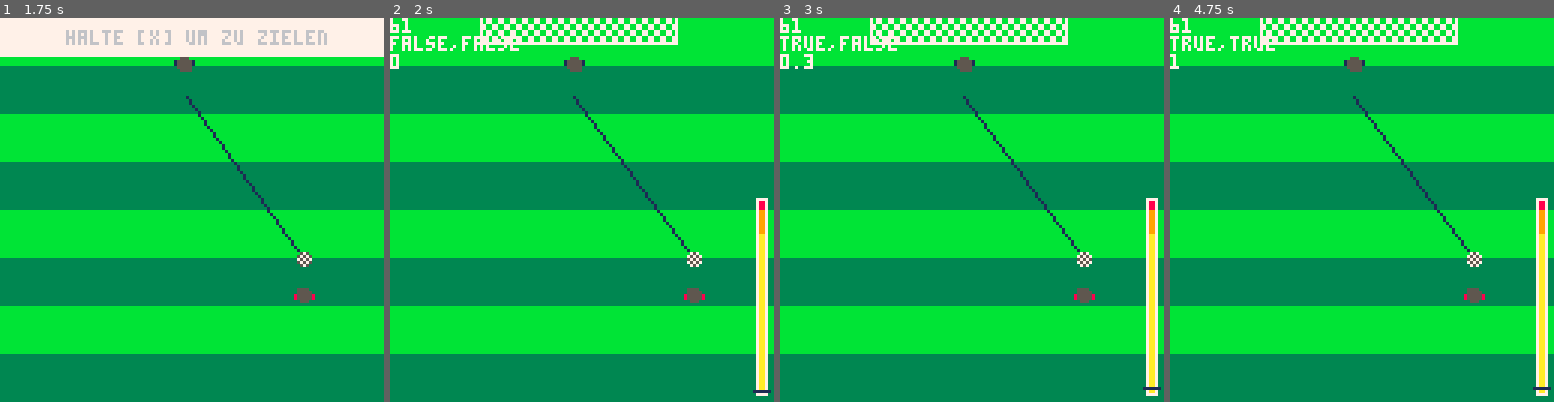
Above: before the commit, frames 1-4 (left to right).
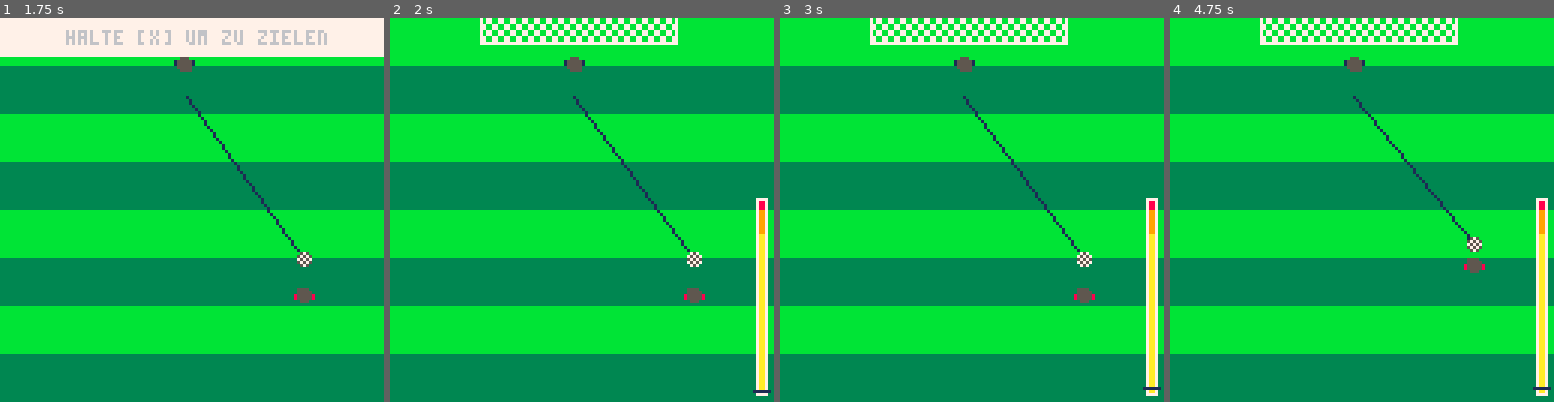
Above: after the commit, the same moments.

Repository: zothynine/torchance
Game: PICO-8 cartridge elfmeter.p8
Two runs of this game, one before a commit and one after it. Both use one fixed random seed, a clock stepped at 60 frames per second and the inputs below.
Inputs:
- Up to frame 1 (1.75 s): tap X (X key) at 0.33, 1.07 s
- Up to frame 2 (2 s): tap X (X key) at 1.85 s
- Up to frame 3 (3 s): tap X (X key) at 2.97 s
- Up to frame 4 (4.75 s): tap X (X key) at 4.08 s

Frame 1 is identical in both runs. In frame 2, 0.7% of the frame differs, in the area x 0-34%, y 0-14%; in frame 3, 0.7%; in frame 4, 1.6%, in the area x 0-83%, y 0-75%.

Commit message:
Begin kicking animation

Diff:
--- a/elfmeter.p8
+++ b/elfmeter.p8
@@ -199,18 +200,44 @@
 			kicking.ended = true
 		end
 	end
+
+	if kicking.ended then
+		if kicking.stren >= 60 then
+			shot.overshot = true
+			shot.miss = true
+			ball.minx = -4
+		end
+
+		if player.y > ball.y
+					and not player.fixed then
+			player.y -= 1
+		elseif ball.y > ball.miny then
+			local ballspeed = kicking.stren/20
+			player.fixed = true
+			ball.y = mid(ball.miny,ball.y-ballspeed,127)
+			-- todo: x position
+		end
+	end
 end
 
 function draw_kick()
 	local _y = kicking.bary
 	--goal top
+	if shot.overshot then
+		--ball
+		fillp(ball.smallp)
+		circfill(ball.x,ball.y,ball.r,ball.col)
+		fillp()
+	end
 	draw_goal_top()
 	--aiming line
 	line(aiming.x,26,ball.x,ball.y,1)
-	--ball
-	fillp(ball.smallp)
-	circfill(ball.x,ball.y,ball.r,ball.col)
-	fillp()
+	if not shot.overshot then
+		--ball
+		fillp(ball.smallp)
+		circfill(ball.x,ball.y,ball.r,ball.col)
+		fillp()
+	end
 	--player
 	spr(1,player.x,player.y,1,1)
 	pal(8,1)
@@ -227,9 +254,11 @@
 
 	--debug
 	color(7)
-	print(aiming.x)
-	print(tostr(kicking.started)..","..tostr(kicking.ended))
-	print(kicking.stren)
+	--print(player.y)
+	--print(kicking.ended)
+	--print(aiming.x)
+	--print(tostr(kicking.started)..","..tostr(kicking.ended))
+	--print(kicking.stren)
 	color()
 	--/debug
 end
@@ -282,7 +311,8 @@
 	player = {
 		x = 59,
 		y = 113,
-		runin = 30
+		runin = 30,
+		fixed = false
 	}
 
 	aiming = {
@@ -304,6 +334,7 @@
 
 	ball = {
 		r = 2,
+		miny = 3,
 		x = mid(6,flr(rnd(110)),110),
 		y = 130,
 		ty = 60+flr(rnd(50)),
@@ -316,6 +347,11 @@
 		pat = nil
 	}
 
+	shot = {
+		miss = false,
+		overshot = false
+	}
+
 	hint = {
 		colors = {7,6,5,5,6},
 		colpos = 1,
